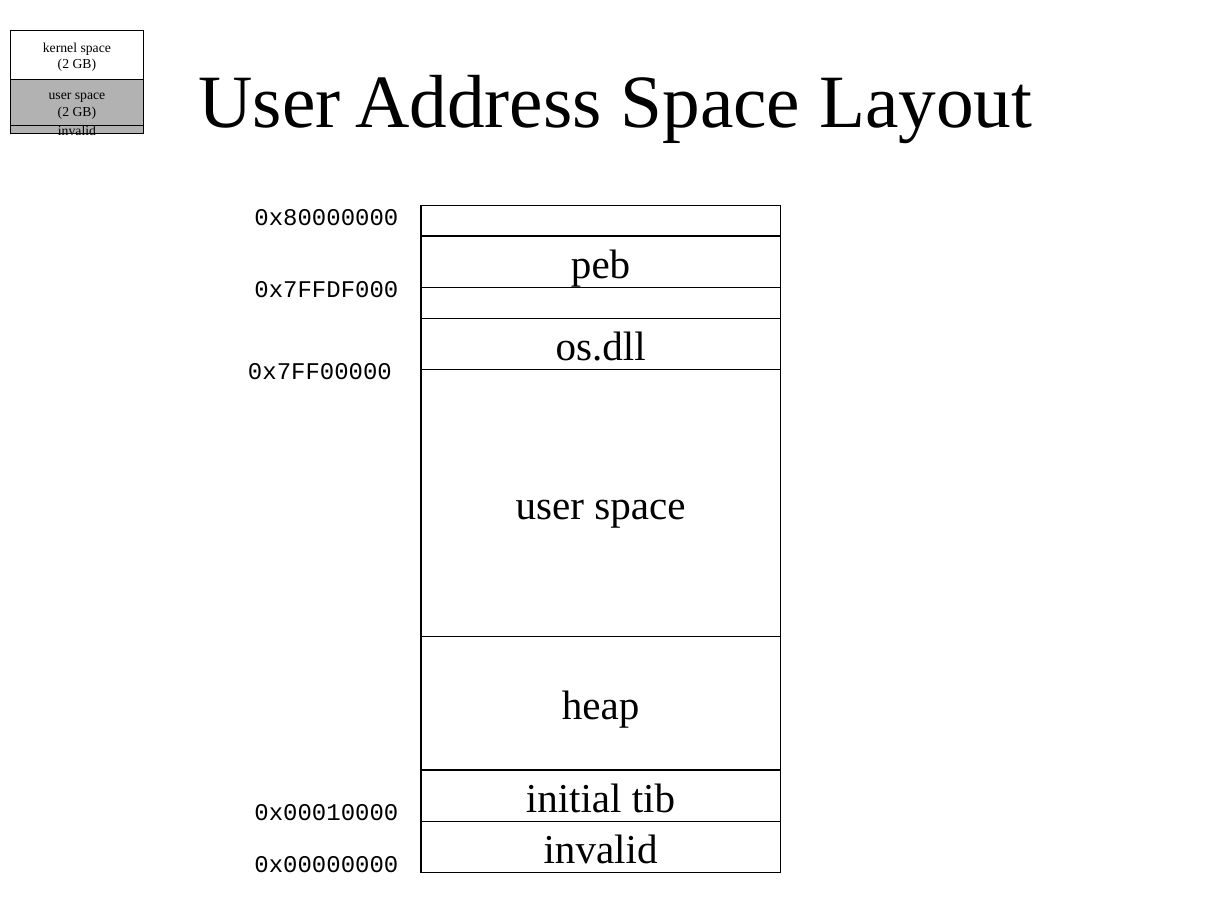
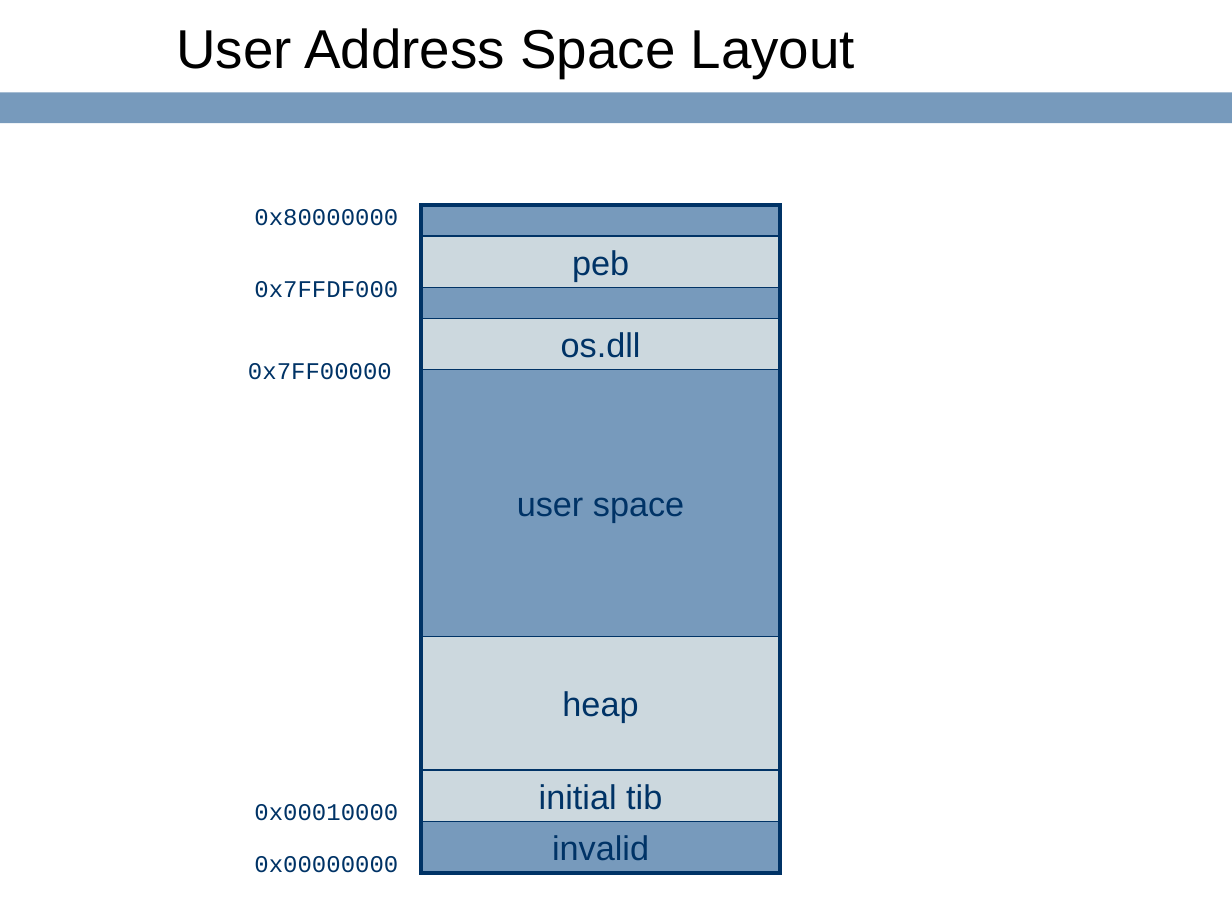
Before and after one commit to ringgaard/sanos, a slide deck: slide 12 of doc/sanostech.ppt (slide 11 before the commit). Drawn at 1232x924 pixels with LibreOffice and Linux fonts; fonts in the diff are those of the drawing; background and template pictures are left out. Boxes give left, top, right and bottom in pixels: in the first picture for what was removed or moved away, otherwise in the second. Text is boxed around its words. In the diff, an @@ line names an element or a change of style, - is before the commit and + after.

```diff
--- a/doc/sanostech.ppt
+++ b/doc/sanostech.ppt
@@ title "User Address Space Layout" moved from (x1=198, y1=74, x2=1032, y2=141) to (x1=176, y1=28, x2=855, y2=77) @@
@@ title "User Address Space Layout" at (x1=176, y1=28, x2=855, y2=77): size 44 to 32 pt, font Times New Roman to Arial; alignment centre to left @@
@@ rectangle removed at (x1=10, y1=31, x2=143, y2=80) @@
-kernel space
-(2 GB)
@@ rectangle removed at (x1=10, y1=80, x2=143, y2=126) @@
-user space
-(2 GB)
@@ rectangle added at (x1=0, y1=92, x2=1232, y2=123), fill #779ABC @@
@@ rectangle removed at (x1=10, y1=126, x2=143, y2=133) @@
-invalid
@@ rectangle at (x1=421, y1=206, x2=781, y2=873): fill #FFFFFF to #779ABC; outline #000000 0.74 pt to #003366 0.74 pt @@
@@ rectangle added at (x1=421, y1=206, x2=781, y2=873), outline #003366 2.24 pt @@
@@ rectangle "user space" at (x1=421, y1=370, x2=781, y2=637): size 24 to 20 pt, font Times New Roman to Arial, text colour #000000 to #003366; fill #FFFFFF to #779ABC; outline #000000 0.74 pt to #003366 0.74 pt @@
@@ size 24 to 20 pt, font Times New Roman to Arial, text colour #000000 to #003366; fill #FFFFFF to #CCD8DE; outline #000000 0.74 pt to #003366 0.74 pt in 4 elements at (x1=421, y1=237, x2=781, y2=288), (x1=421, y1=318, x2=781, y2=370), (x1=421, y1=770, x2=781, y2=822), (x1=421, y1=637, x2=781, y2=770) @@
@@ rectangle "invalid" at (x1=421, y1=822, x2=781, y2=873): size 24 to 20 pt, font Times New Roman to Arial, text colour #000000 to #003366; fill #FFFFFF to #779ABC; outline #000000 0.74 pt to #003366 0.74 pt @@
@@ text colour #000000 to #003366 in 5 elements at (x1=254, y1=281, x2=398, y2=298), (x1=248, y1=363, x2=392, y2=380), (x1=254, y1=804, x2=398, y2=821), (x1=254, y1=209, x2=398, y2=226), (x1=254, y1=856, x2=398, y2=873) @@
```
Also in this commit, not shown: 57 other slides changed, 1 slide added, 21 other files.
